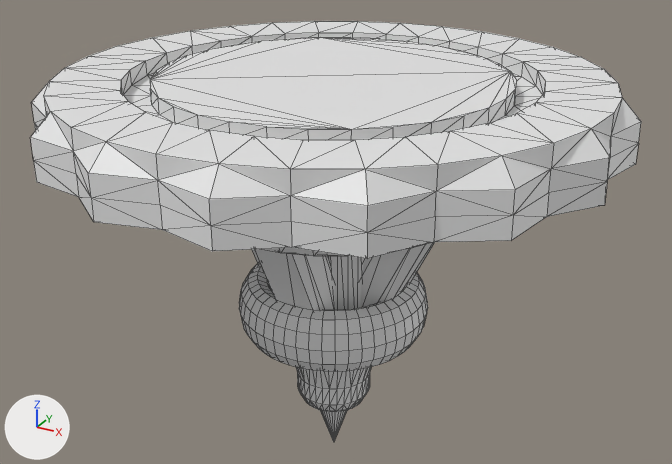
The OBJ model DirectXGame/Resources/Enemy/Enemy.obj as it was, and as the next commit left it.
Rendered twice from a camera (50 mm lens) standing at (3.19, -5.77, 4.86) and looking at (-0.05, 0.13, 1.91). The axes (+X, +Y, +Z) are drawn at lower left. The lights are the same throughout. Mesh edges are drawn as thin lines. Where no turn or scale is listed for an object, it has been applied to the vertices.

The scene before the commit, as lines of its bpy script (objects in view):
```python
me_トーラス = bpy.data.meshes.new('トーラス')
me_トーラス.from_pydata(...)  # 576 vertices, 576 faces; spans x -0.75..0.75, y -0.75..0.75, z 1.11..1.61
me_円柱 = bpy.data.meshes.new('円柱')
me_円柱.from_pydata(...)  # 288 vertices, 572 faces; spans x -2.1..2.1, y -2.1..2.1, z 2.63..3.2
me_円柱_003 = bpy.data.meshes.new('円柱.003')
me_円柱_003.from_pydata(...)  # a 32-sided cut cone along z (radius 1.13 at the low end, 1.3 at the high end) spanning x -1.3..1.3, y -1.3..1.3, z 2.29..2.67
me_円柱_004 = bpy.data.meshes.new('円柱.004')
me_円柱_004.from_pydata(...)  # 160 vertices, 316 faces; spans x -0.4..0.4, y -0.4..0.4, z 0.48..2.33
me_円錐 = bpy.data.meshes.new('円錐')
me_円錐.from_pydata(...)  # a 32-sided cone pointing to -z spanning x -0.2..0.2, y -0.2..0.2, z 0.0..0.6
me_立方体 = bpy.data.meshes.new('立方体')
me_立方体.from_pydata(...)  # 16 vertices, 28 faces; spans x -0.2..0.98, y -0.2..0.2, z 0.8..2.4
me_立方体_003 = bpy.data.meshes.new('立方体.003')
me_立方体_003.from_pydata(...)  # 16 vertices, 28 faces; spans x -0.2..0.2, y -0.98..0.2, z 0.8..2.4
ob_トーラス = bpy.data.objects.new('トーラス', me_トーラス)
ob_トーラス.location = (0.0, 0.0, 0.0)
ob_円柱 = bpy.data.objects.new('円柱', me_円柱)
ob_円柱.location = (0.0, 0.0, 0.0)
ob_円柱_003 = bpy.data.objects.new('円柱.003', me_円柱_003)
ob_円柱_003.location = (0.0, 0.0, 0.0)
ob_円柱_004 = bpy.data.objects.new('円柱.004', me_円柱_004)
ob_円柱_004.location = (0.0, 0.0, 0.0)
ob_円錐 = bpy.data.objects.new('円錐', me_円錐)
ob_円錐.location = (0.0, 0.0, 0.0)
ob_立方体 = bpy.data.objects.new('立方体', me_立方体)
ob_立方体.location = (0.0, 0.0, 0.0)
ob_立方体_003 = bpy.data.objects.new('立方体.003', me_立方体_003)
ob_立方体_003.location = (0.0, 0.0, 0.0)
```
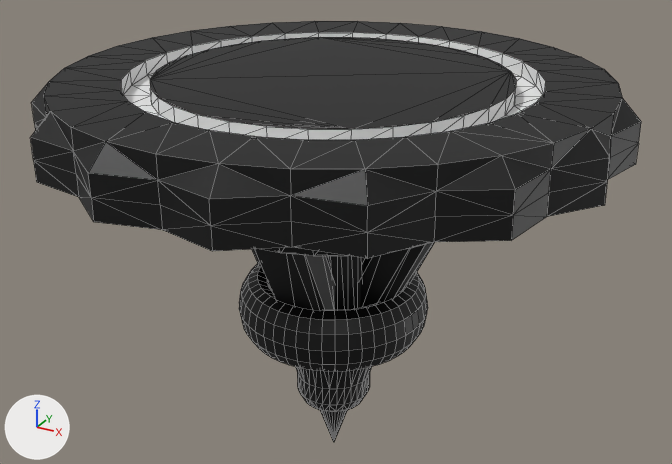
Changed parts and their boxes (x1, y1, x2, y2) in the pictures (672 x 464 px):
'トーラス', recoloured (white to black)
    both: (239, 264, 428, 371)
'円柱.004', recoloured (white to black)
    both: (296, 256, 371, 412)
'立方体.003', recoloured (white to black)
    both: (255, 249, 335, 311)
'立方体', recoloured (white to black)
    both: (360, 242, 435, 307)
'円錐', recoloured
    both: (320, 410, 347, 442)
'円柱.003', recoloured (white to black)
    both: (260, 244, 426, 256)
part 1 of me_円柱, recoloured (white to black)
    both: (30, 21, 641, 259)

The change, as a diff of the scene's bpy script:
```diff
--- a/DirectXGame/Resources/Enemy/Enemy.obj.py
+++ b/DirectXGame/Resources/Enemy/Enemy.obj.py
@@ mat_マテリアル_003 @@
+mat_マテリアル_003 = principled_material('マテリアル.003')
+mat_マテリアル_003.base_color = (0.0, 0.0, 0.0)  # black #000000
@@ mat_マテリアル_006 @@
+mat_マテリアル_006 = principled_material('マテリアル.006')
+mat_マテリアル_006.base_color = (0.0, 0.0, 0.0)  # black #000000
@@ mat_マテリアル_007 @@
+mat_マテリアル_007 = principled_material('マテリアル.007')
+mat_マテリアル_007.base_color = (0.0, 0.0, 0.0)  # black #000000
@@ mat_マテリアル_002 @@
+mat_マテリアル_002 = principled_material('マテリアル.002')
+mat_マテリアル_002.base_color = (0.0, 0.0, 0.0)  # black #000000
@@ mat_マテリアル_001 @@
+mat_マテリアル_001 = principled_material('マテリアル.001')
+mat_マテリアル_001.base_color = (0.0, 0.0, 0.0)  # black #000000
@@ mat_material @@
+mat_material = principled_material('Material')
+mat_material.base_color = (0.8, 0.8, 0.8)  # white #e7e7e7
+mat_material.roughness = 1.0
@@ mat_マテリアル @@
+mat_マテリアル = principled_material('マテリアル')
+mat_マテリアル.base_color = (0.0, 0.0, 0.0)  # black #000000
@@ me_トーラス @@
 me_トーラス.from_pydata(...)  # 576 vertices, 576 faces; spans x -0.75..0.75, y -0.75..0.75, z 1.11..1.61
+me_トーラス.materials.append(mat_マテリアル_003)  # black #000000
@@ me_円柱 @@
 me_円柱.from_pydata(...)  # 288 vertices, 572 faces; spans x -2.1..2.1, y -2.1..2.1, z 2.63..3.2
 # used by ob_円柱; location = (0.0, 0.0, 0.0)
+# me_円柱 part 1: 380 of the faces centred in x -2.07..2.07, y -2.07..2.07, z 2.63..3.2 switch from no material to mat_マテリアル (black #000000)
+me_円柱.materials.append(mat_material)  # white #e7e7e7
@@ me_円柱_003 @@
 me_円柱_003.from_pydata(...)  # 64 vertices, 124 faces; spans x -1.3..1.3, y -1.3..1.3, z 2.29..2.67
+me_円柱_003.materials.append(mat_マテリアル_001)  # black #000000
@@ me_円柱_004 @@
 me_円柱_004.from_pydata(...)  # 160 vertices, 316 faces; spans x -0.4..0.4, y -0.4..0.4, z 0.48..2.33
+me_円柱_004.materials.append(mat_マテリアル_002)  # black #000000
@@ me_円錐 @@
 me_円錐.from_pydata(...)  # 33 vertices, 62 faces; spans x -0.2..0.2, y -0.2..0.2, z 0.0..0.6
+me_円錐.materials.append(mat_マテリアル_007)  # black #000000
@@ me_立方体 @@
 me_立方体.from_pydata(...)  # 16 vertices, 28 faces; spans x -0.2..0.98, y -0.2..0.2, z 0.8..2.4
+me_立方体.materials.append(mat_マテリアル_006)  # black #000000
@@ me_立方体_003 @@
 me_立方体_003.from_pydata(...)  # 16 vertices, 28 faces; spans x -0.2..0.2, y -0.98..0.2, z 0.8..2.4
+me_立方体_003.materials.append(mat_マテリアル_003)  # black #000000
```
